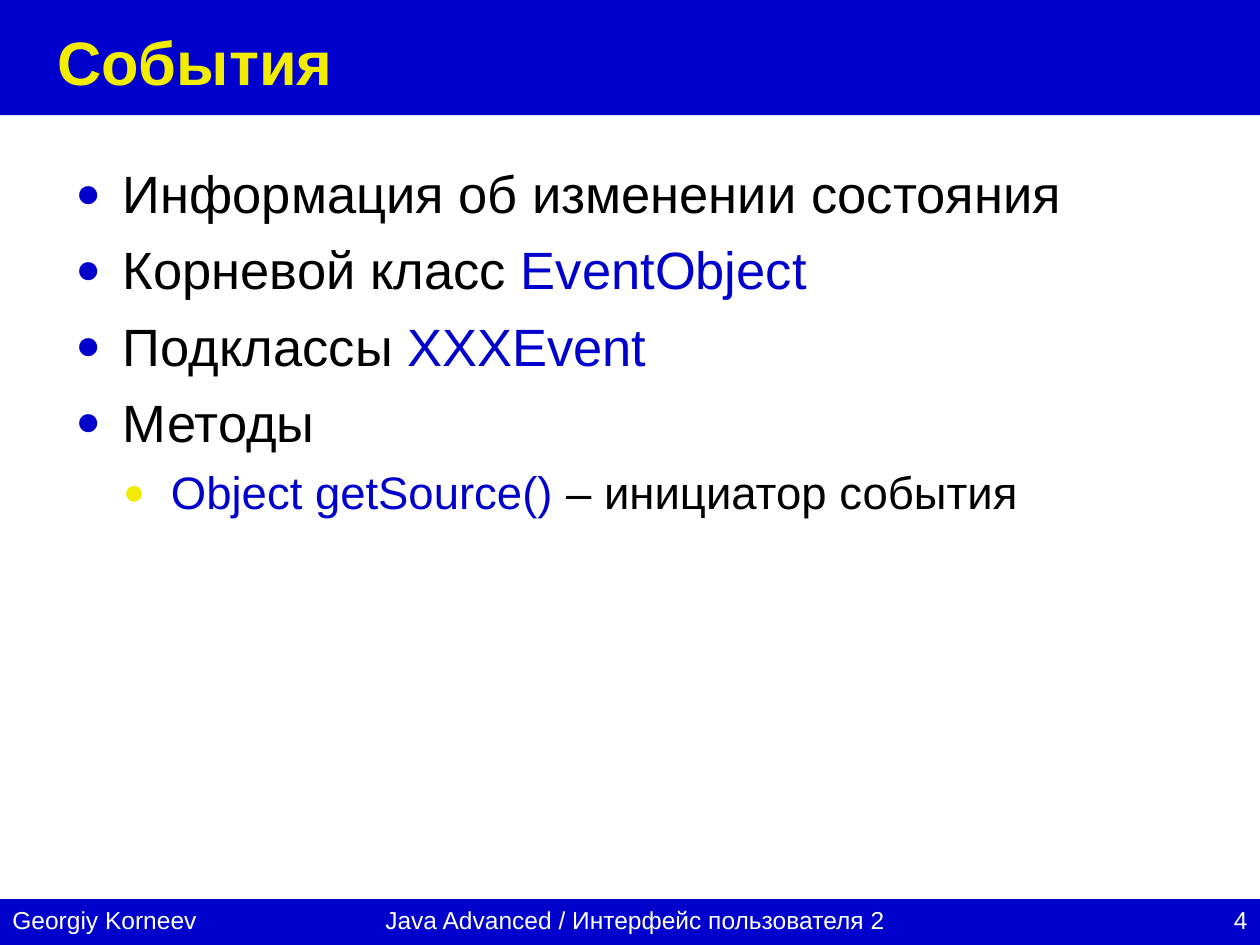
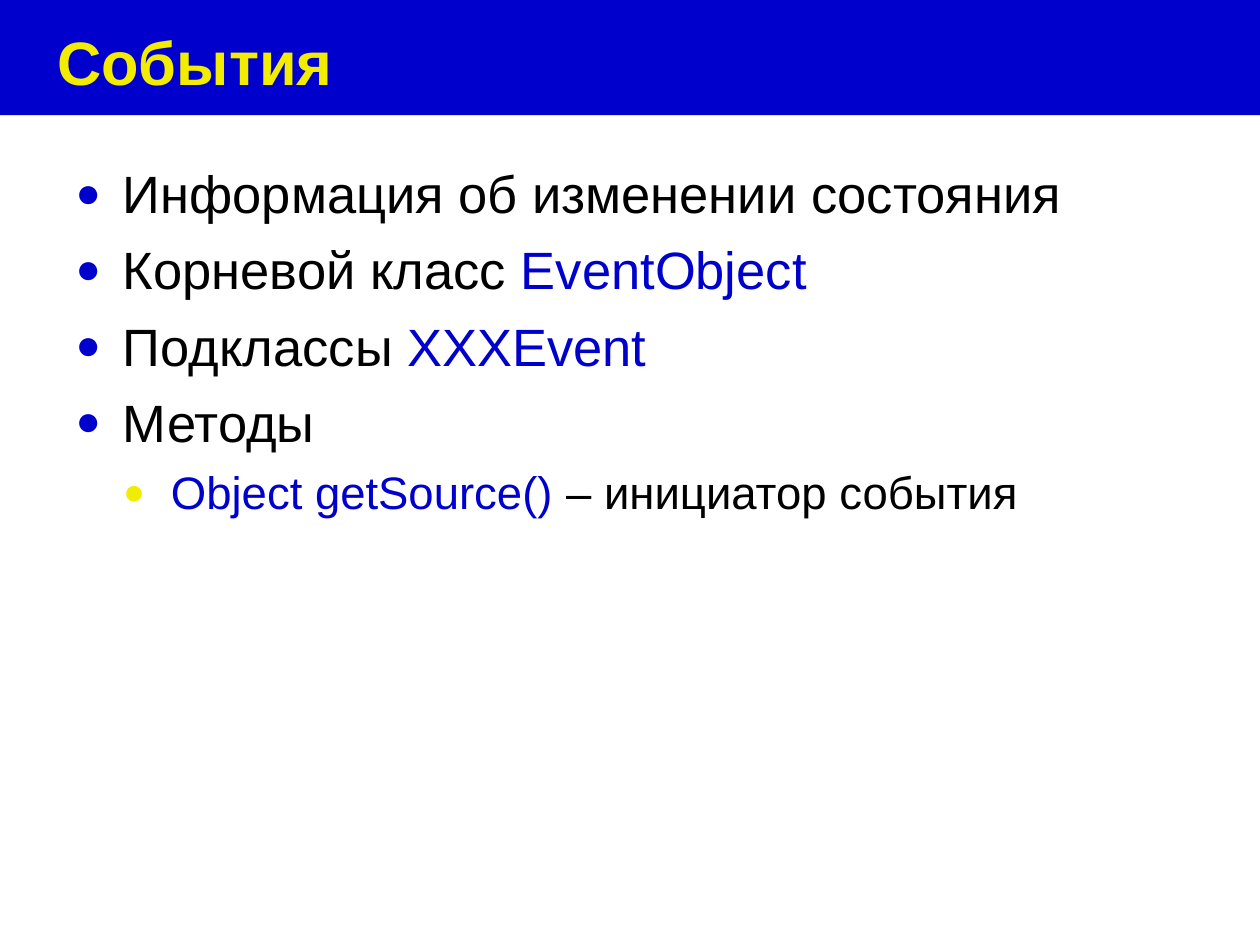
Before and after one commit to maxchv/JavaLessons, a slide deck: slide 4 of Lesson17/swing-2.ppt. Drawn at 1260x945 pixels with LibreOffice and Linux fonts; fonts in the diff are those of the drawing. Boxes give left, top, right and bottom in pixels: in the first picture for what was removed or moved away, otherwise in the second. Text is boxed around its words. In the diff, an @@ line names an element or a change of style, - is before the commit and + after.

```diff
--- a/Lesson17/swing-2.ppt
+++ b/Lesson17/swing-2.ppt
@@ rectangle removed at [0, 900, 1260, 945] @@
@@ text removed at [12, 911, 196, 934] @@
-Georgiy Korneev
@@ text removed at [385, 910, 885, 934] @@
-Java Advanced / Интерфейс пользователя 2
@@ page number removed at [1234, 912, 1248, 929] @@
-4
```
Also in this commit, not shown: 43 other slides changed, 6 other files.
